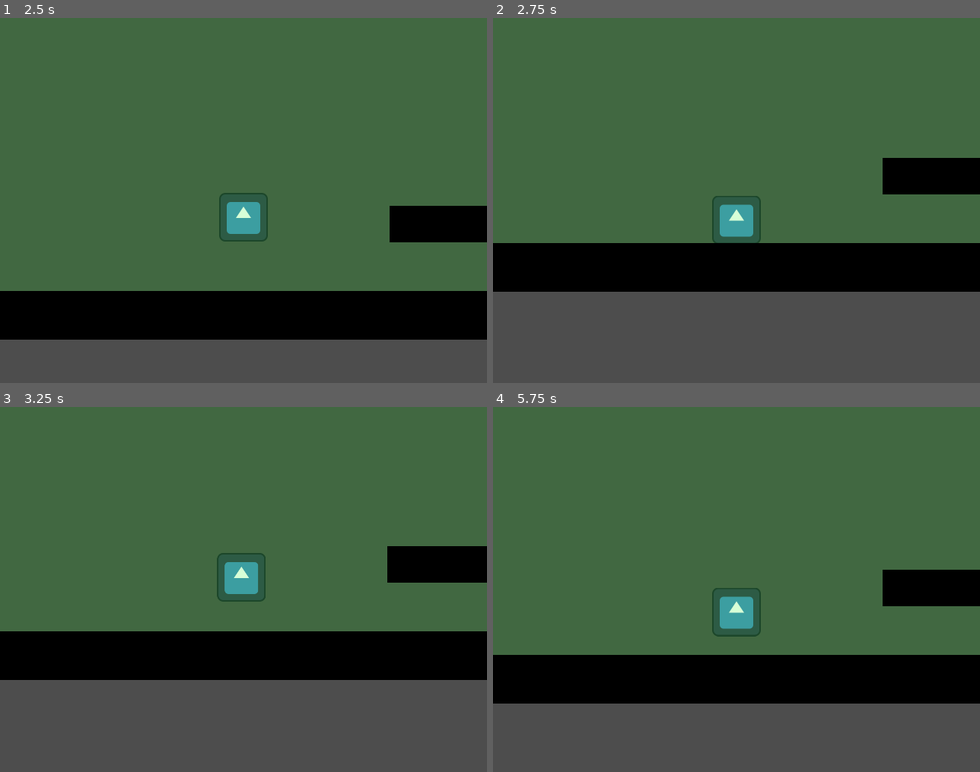
Above: before the commit, frames 1-4 (two rows, left to right).
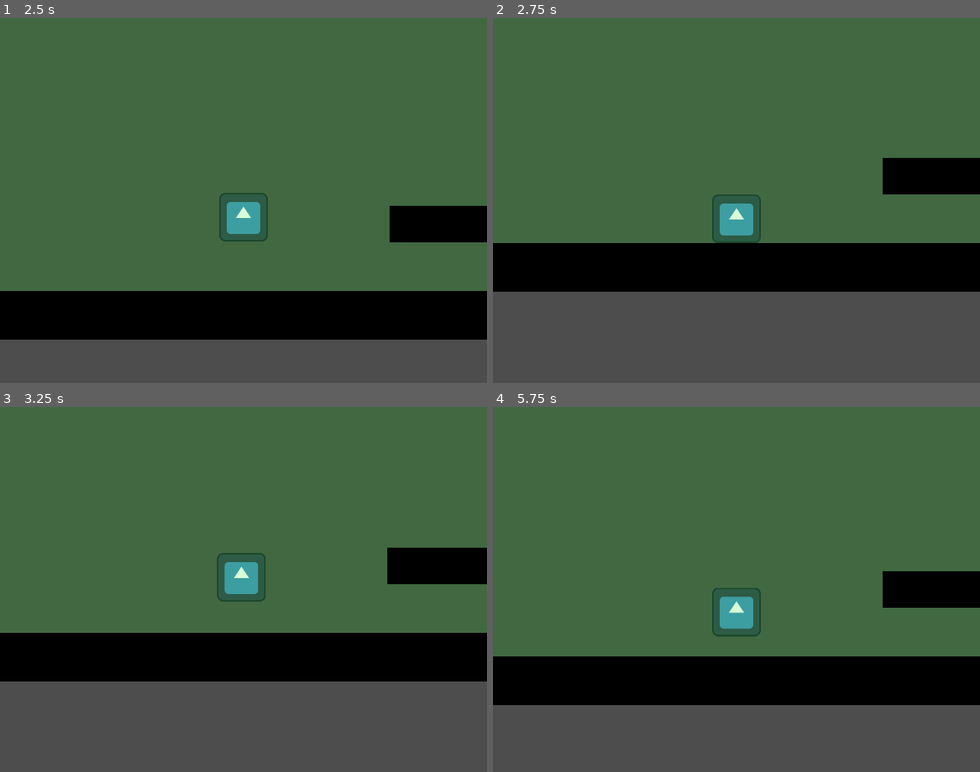
Above: after the commit, the same moments.

Repository: cloverian/a-sea-full
Game: Godot game, scene res://scenes/test.tscn
The game is run twice, just before and just after one commit, with the same random seed, the same clock (stepped at 60 frames per second) and the same inputs. The engine's default icon, where the game draws it, is replaced by a stand-in: a white triangle on a blue panel in a dark square.
Inputs:
- Up to frame 1 (2.5 s): tap A (A) at 0.6, 1.55, 2.1 s; tap Space (Jump) at 0.77, 1.52 s; tap D (D) at 0.8, 1.35, 2.3 s
- Up to frame 2 (2.75 s): no input
- Up to frame 3 (3.25 s): tap D (D) at 2.85 s; tap Space (Jump) at 3.02 s; tap A (A) at 3.05 s
- Up to frame 4 (5.75 s): tap A (A) at 3.6, 4.55, 5.1 s; tap Space (Jump) at 3.77, 4.52 s; tap D (D) at 3.8, 4.35, 5.3 s

Frame 1 is identical in both runs. In frame 2, 0.2% of the frame differs, in the area x 45-55%, y 48-62%; in frame 3, 1.0%, in the area x 0-100%, y 38-76%; in frame 4, 1.0%.

Commit message:
i actually don't remember what I did

Diff:
--- a/scenes/map.tscn
+++ b/scenes/map.tscn
@@ -41,6 +41,8 @@
 offset_bottom = 352.0
 theme_override_styles/panel = SubResource("StyleBoxFlat_4xfga")
 
-[node name="CollisionShape2D" type="CollisionShape2D" parent="Obstacle"]
+[node name="Area2D" type="Area2D" parent="Obstacle"]
+
+[node name="CollisionShape2D" type="CollisionShape2D" parent="Obstacle/Area2D"]
 position = Vector2(704, 328)
 shape = SubResource("RectangleShape2D_4xfga")
--- a/scenes/player.tscn
+++ b/scenes/player.tscn
@@ -15,14 +15,22 @@
 }]
 
 [sub_resource type="RectangleShape2D" id="RectangleShape2D_i3pqv"]
-size = Vector2(118, 119)
+size = Vector2(127, 127)
+
+[sub_resource type="RectangleShape2D" id="RectangleShape2D_g2els"]
+size = Vector2(128, 118)
 
 [node name="Player" type="CharacterBody2D"]
 script = ExtResource("1_g2els")
 
-[node name="AnimatedSprite2D" type="AnimatedSprite2D" parent="."]
+[node name="Sprite" type="AnimatedSprite2D" parent="."]
 sprite_frames = SubResource("SpriteFrames_onrkg")
 
-[node name="CollisionShape2D" type="CollisionShape2D" parent="."]
-position = Vector2(0, 0.5)
+[node name="GeneralCollision" type="CollisionShape2D" parent="."]
+position = Vector2(-0.5, -0.5)
 shape = SubResource("RectangleShape2D_i3pqv")
+
+[node name="AutoClimbCollision" type="CollisionShape2D" parent="."]
+position = Vector2(0, -5)
+shape = SubResource("RectangleShape2D_g2els")
+debug_color = Color(0.50600505, 0.5796843, 0, 0.41960785)
Not shown: 1 places in scenes/player.tscn that only renumber resources
